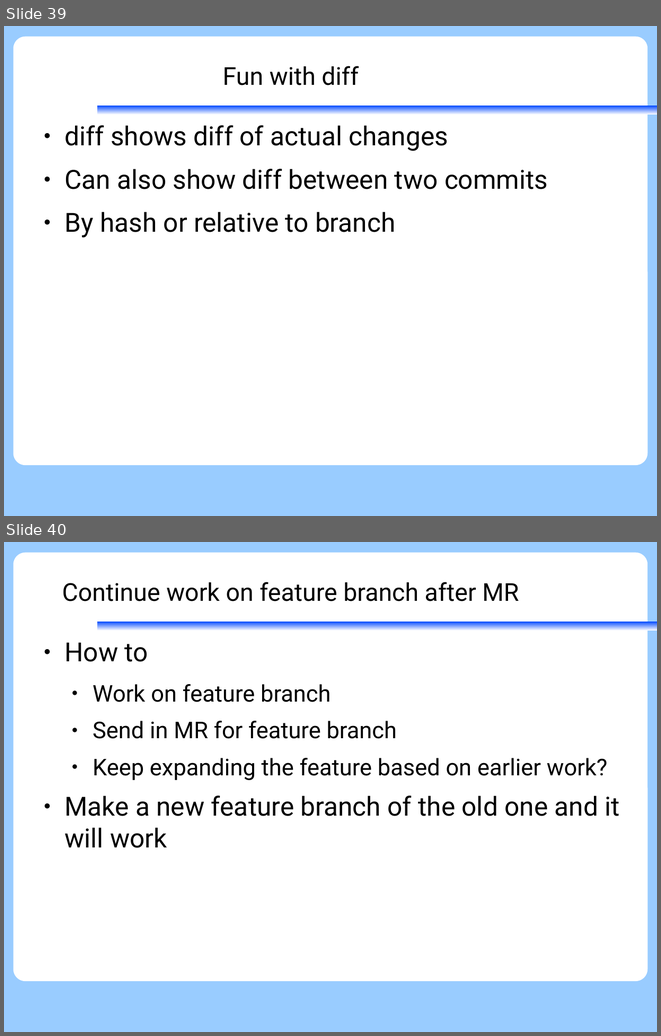
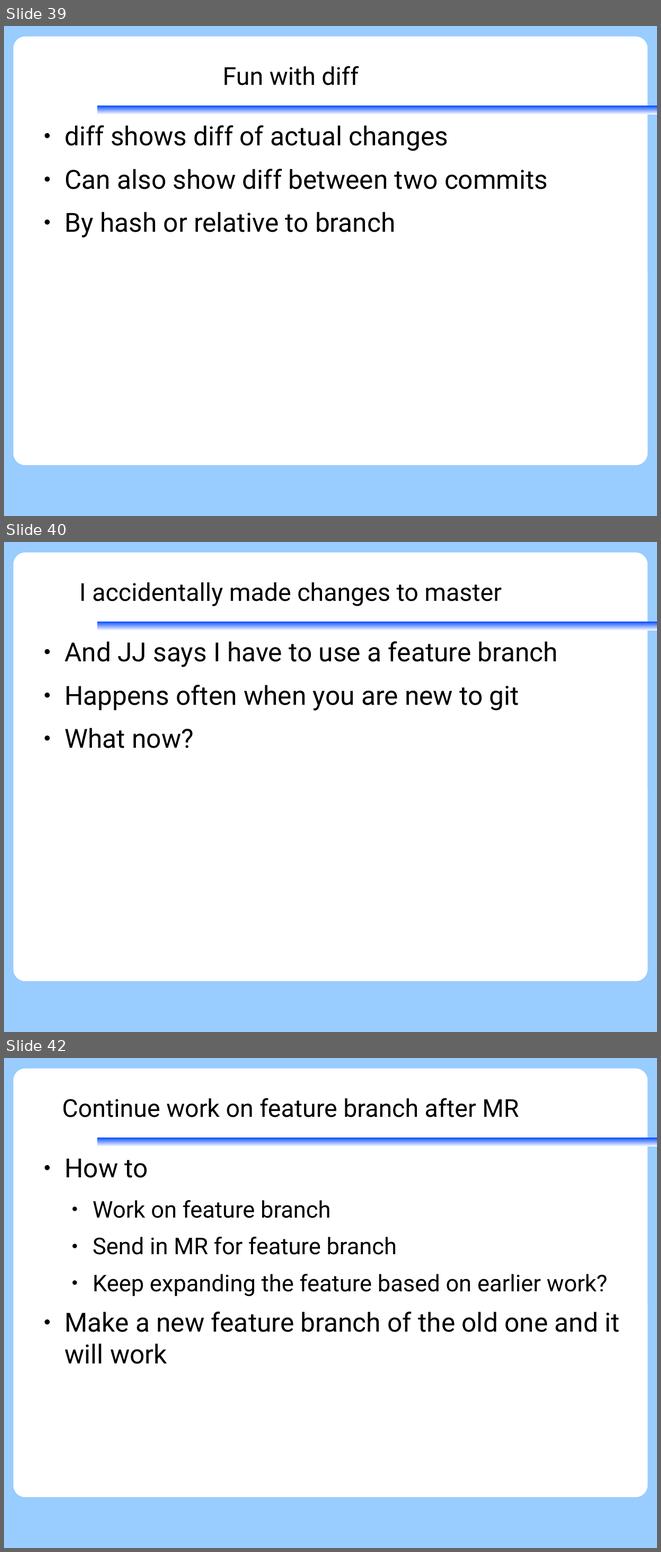
Before and after one commit to KennethNielsen/presentations, a slide deck: gitworkshop/gitworkshop.odp. Shown one above the other, each under a label of ours: slides 39 and 40 before the commit, slides 39, 40 and 42 after it; the slides between them are not shown. The pictures are 661x1036 and 661x1552 pixels, drawn with LibreOffice and Linux fonts; fonts in the diff are those of the drawing; background and template pictures are left out. Boxes give left, top, right and bottom in pixels: in the first picture for what was removed or moved away, otherwise in the second. Text is boxed around its words. In the diff, an @@ line names an element or a change of style, - is before the commit and + after.

```diff
--- a/gitworkshop/gitworkshop.odp
+++ b/gitworkshop/gitworkshop.odp
@@ slide 40 added at bbox=[4, 542, 657, 1032], background #99CCFF; not listed: 2 template elements that a slide beside it also shows @@
@@ title added at bbox=[79, 582, 502, 606], 30 pt, text #000000 @@
+I accidentally made changes to master
@@ text added at bbox=[64, 641, 558, 748], 32 pt, text #000000 @@
+● And JJ says I have to use a feature branch
+● Happens often when you are new to git
+● What now?
@@ what was slide 40 is now slide 42 @@
```
Also in this commit, not shown: 3 slides changed, 1 other slide added, 1 other file.
